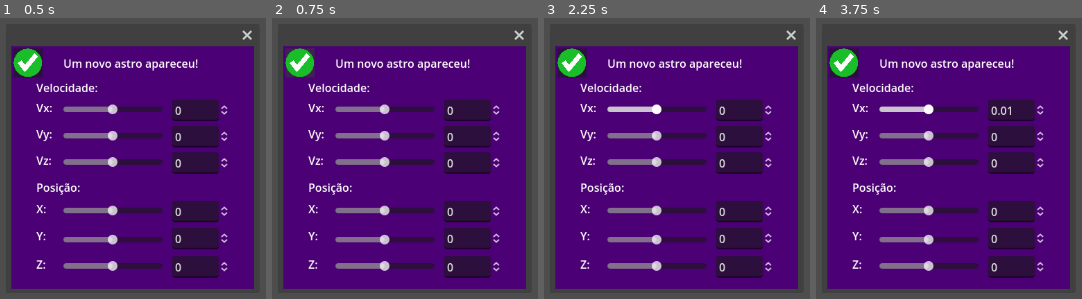
Above: before the commit, frames 1-4 (left to right).
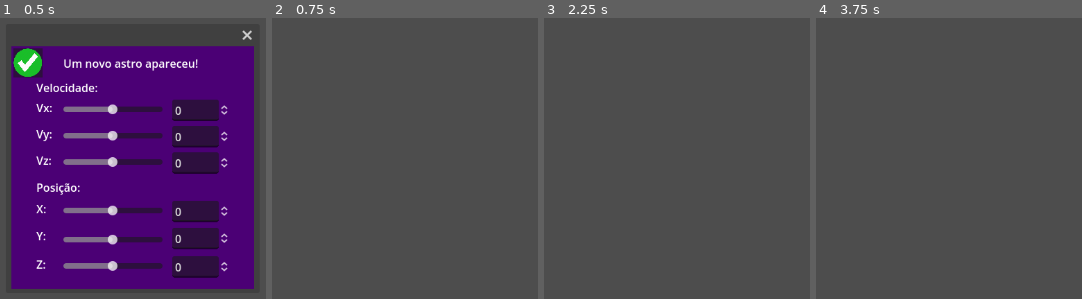
Above: after the commit, the same moments.

Repository: canhotuctor/skylab
Game: Godot game, scene res://Janelinhas/Janelhina_teste.tscn
The game is run twice, just before and just after one commit, with the same random seed, the same clock (stepped at 60 frames per second) and the same inputs. This scene is started directly instead of the project's main scene.
Inputs (mouse positions are in pixels of both pictures, inside the frame that each line leads up to):
- Up to frame 1 (0.5 s): no input
- Up to frame 2 (0.75 s): click (298, 62) at 0.5 s
- Up to frame 3 (2.25 s): click (570, 62) at 1.27 s; tap Enter at 2 s; move the mouse to (outside the picture) at 2.02 s; hold Right (ui_right) from 2.03 s (still down); tap Mouse wheel down (scroll_down) at 2.1 s; click (outside the picture) at 2.17 s
- Up to frame 4 (3.75 s): release Right (ui_right) at 2.75 s; tap Space at 2.75 s; drag from (996, 223) to (outside the picture) at 2.77 s; tap Enter at 3.5 s; move the mouse to (outside the picture) at 3.52 s; hold Right (ui_right) from 3.53 s (still down); tap Mouse wheel down (scroll_down) at 3.6 s; click (outside the picture) at 3.67 s

Frame 1 is identical in both runs. In frame 2, 79% of the frame differs, in the area x 4-96%, y 4-97%; in frame 3, 79%; in frame 4, 79%.

Commit message:
Fixed bugs, changed constants

Diff:
--- a/Corpos/planeta1.tscn
+++ b/Corpos/planeta1.tscn
@@ -15,7 +15,7 @@
 radius = 1.0
 
 [node name="Planeta1" type="RigidBody3D"]
-mass = 0.01
+mass = 0.5
 linear_velocity = Vector3(0, 25, 0)
 script = ExtResource("1_6naoc")
 
--- /dev/null
+++ b/Corpos/planeta2.tscn
@@ -0,0 +1,21 @@
+[gd_scene load_steps=5 format=3 uid="uid://ghvabmhyuw15"]
+
+[ext_resource type="Script" path="res://Gravity Object/GravityObject.gd" id="1_i7gxl"]
+[ext_resource type="Material" uid="uid://be7um6c7rbo36" path="res://media/ballShader.tres" id="2_ooj5q"]
+
+[sub_resource type="SphereMesh" id="SphereMesh_1vphk"]
+material = ExtResource("2_ooj5q")
+
+[sub_resource type="SphereShape3D" id="SphereShape3D_c0nvr"]
+
+[node name="GravityObject3" type="RigidBody3D"]
+transform = Transform3D(1, 0, 0, 0, 1, 0, 0, 0, 1, -0.136, 0, 15)
+mass = 0.01
+linear_velocity = Vector3(6, -2, 0)
+script = ExtResource("1_i7gxl")
+
+[node name="MeshInstance3D" type="MeshInstance3D" parent="."]
+mesh = SubResource("SphereMesh_1vphk")
+
+[node name="CollisionShape3D" type="CollisionShape3D" parent="."]
+shape = SubResource("SphereShape3D_c0nvr")
--- a/Corpos/sol.tscn
+++ b/Corpos/sol.tscn
@@ -12,7 +12,7 @@
 radius = 2.0
 
 [node name="Sol" type="RigidBody3D"]
-mass = 10.0
+mass = 100.0
 script = ExtResource("1_025fj")
 
 [node name="MeshInstance3D" type="MeshInstance3D" parent="."]
--- a/Janelinhas/Window.gd
+++ b/Janelinhas/Window.gd
@@ -1,12 +1,12 @@
 extends Window
 class_name InstantiateWindow
-signal okPressed
+signal okPressed(pos:Vector3, vel:Vector3)
 
 
 func _on_close_requested():
 	queue_free()
 
 
-func _on_control_2_ok_pressed():
+func _on_control_2_ok_pressed(pos, vel):
 	queue_free()
-	emit_signal("okPressed")
+	okPressed.emit(pos, vel)
--- a/Janelinhas/janelinha.gd
+++ b/Janelinhas/janelinha.gd
@@ -1,6 +1,6 @@
 extends Control
-signal okPressed(position:Vector3, velocity:Vector3)
-signal posicUpdate(position:Vector3)
+signal okPressed(pos:Vector3, vel:Vector3)
+signal posicUpdate(pos:Vector3)
 var posic : Vector3 = Vector3(0,0,0)
 var veloc : Vector3 = Vector3(0,0,0)
 
--- a/UI_source/DragNDropTest.gd
+++ b/UI_source/DragNDropTest.gd
@@ -5,6 +5,7 @@
 var dragMinDist = 100
 @onready var camera : Camera3D = %Camera3D
 @onready var pauseButton = $"../../../AnalyticPause"
+@export_file('*.tscn') var planet_to_load : String
 
 func _input(event):
 	if event is InputEventMouseButton:
@@ -13,10 +14,9 @@
 			if(position.distance_to(initialPosition) > dragMinDist):
 				if(pauseButton.paused == false):
 					# Dynamic instantiate
-					var planeta : GravityObject = load("res://Corpos/planeta1.tscn").instantiate()
+					var planeta : GravityObject = load(planet_to_load).instantiate()
 					planeta.position = camera.project_position(get_viewport().get_mouse_position(), 10)
 					planeta.linear_velocity = (camera.project_position(Input.get_last_mouse_velocity(), 10) - camera.project_position(Vector2.ZERO, 10))
-					#planeta.linear_velocity = 0.01*Vector3(Input.get_last_mouse_velocity().x, -1*Input.get_last_mouse_velocity().y,0)
 					get_tree().current_scene.add_child(planeta)
 					planeta.owner = get_tree().current_scene #necessario para salvar posteriormente pela função PackedScene.pack()
 				else:
@@ -34,13 +34,13 @@
 		position += event.relative
 
 
-func _on_ok_pressed():
+func _on_ok_pressed(pos, vel):
 	var planeta : GravityObject = load("res://Corpos/planeta1.tscn").instantiate()
-	planeta.position = camera.project_position(get_viewport().get_mouse_position(), 10)
-	planeta.linear_velocity = (camera.project_position(Input.get_last_mouse_velocity(), 10) - camera.project_position(Vector2.ZERO, 10))
-	#planeta.linear_velocity = 0.01*Vector3(Input.get_last_mouse_velocity().x, -1*Input.get_last_mouse_velocity().y,0)
+	planeta.position = pos
+	planeta.linear_velocity = vel
 	get_tree().current_scene.add_child(planeta)
 	planeta.owner = get_tree().current_scene #necessario para salvar posteriormente pela função PackedScene.pack()
+
 
 func _on_mouse_exited():
 	mouseInside = false
--- /dev/null
+++ b/UI_source/dragrable.tscn
@@ -0,0 +1,15 @@
+[gd_scene load_steps=3 format=3 uid="uid://ipi8k1mo6j1v"]
+
+[ext_resource type="Texture2D" uid="uid://dodcvc066alkq" path="res://UI_source/jupiter.png" id="1_ybywn"]
+[ext_resource type="Script" path="res://UI_source/DragNDropTest.gd" id="2_60l0b"]
+
+[node name="DragNDropTest" type="TextureRect"]
+offset_right = 50.0
+offset_bottom = 50.0
+texture = ExtResource("1_ybywn")
+expand_mode = 1
+script = ExtResource("2_60l0b")
+planet_to_load = "res://Corpos/planeta1.tscn"
+
+[connection signal="mouse_entered" from="." to="." method="_on_mouse_entered"]
+[connection signal="mouse_exited" from="." to="." method="_on_mouse_exited"]
--- a/gravity_test.tscn
+++ b/gravity_test.tscn
@@ -1,21 +1,15 @@
-[gd_scene load_steps=17 format=3 uid="uid://b88n08x7uxvvq"]
+[gd_scene load_steps=14 format=3 uid="uid://b88n08x7uxvvq"]
 
 [ext_resource type="Script" path="res://Gravity Object/CameraPivot.gd" id="1_1bnp1"]
-[ext_resource type="Script" path="res://Gravity Object/GravityObject.gd" id="2_0vp48"]
-[ext_resource type="PackedScene" path="res://Corpos/sol.tscn" id="2_4wllg"]
+[ext_resource type="PackedScene" uid="uid://dksa8p1sbkj5j" path="res://Corpos/sol.tscn" id="2_4wllg"]
+[ext_resource type="PackedScene" uid="uid://ghvabmhyuw15" path="res://Corpos/planeta2.tscn" id="4_rjq68"]
 [ext_resource type="PackedScene" uid="uid://c8yyn6e5cc28d" path="res://Corpos/planeta1.tscn" id="4_sg6rf"]
-[ext_resource type="Material" uid="uid://be7um6c7rbo36" path="res://media/ballShader.tres" id="5_3bp6y"]
 [ext_resource type="Texture2D" uid="uid://cafjpri876dco" path="res://media/SpaceSkyMap.png" id="6_o0ge0"]
 [ext_resource type="Texture2D" uid="uid://u816heplxqi4" path="res://UI_source/minecraft_toolbar.png" id="7_b371w"]
-[ext_resource type="Texture2D" uid="uid://dodcvc066alkq" path="res://UI_source/jupiter.png" id="8_7j1cw"]
-[ext_resource type="Script" path="res://UI_source/DragNDropTest.gd" id="9_3gnc7"]
+[ext_resource type="PackedScene" uid="uid://ipi8k1mo6j1v" path="res://UI_source/dragrable.tscn" id="7_tteq0"]
+[ext_resource type="Texture2D" uid="uid://c4d8w0jm2s63m" path="res://icon.svg" id="8_dx00i"]
 [ext_resource type="Script" path="res://Gravity Object/AnalyticPause.gd" id="10_w81p2"]
 [ext_resource type="PackedScene" uid="uid://cpomwl56g8js4" path="res://SaveAndLoad/SaveAndLoad.tscn" id="11_1rkaj"]
-
-[sub_resource type="SphereMesh" id="SphereMesh_1vphk"]
-material = ExtResource("5_3bp6y")
-
-[sub_resource type="SphereShape3D" id="SphereShape3D_c0nvr"]
 
 [sub_resource type="PanoramaSkyMaterial" id="PanoramaSkyMaterial_vcrrc"]
 panorama = ExtResource("6_o0ge0")
@@ -26,11 +20,11 @@
 
 [sub_resource type="Environment" id="Environment_4foyh"]
 background_mode = 2
-background_energy_multiplier = 0.3
+background_energy_multiplier = 0.5
 sky = SubResource("Sky_wiiuw")
 ambient_light_source = 2
-ambient_light_color = Color(1, 1, 1, 1)
-ambient_light_energy = 0.04
+ambient_light_color = Color(0.509804, 0.509804, 0.509804, 1)
+ambient_light_energy = 0.5
 
 [node name="Node3D" type="Node3D"]
 
@@ -43,25 +37,13 @@
 unique_name_in_owner = true
 transform = Transform3D(1, -2.32831e-10, 0, 0, 1, 1.49012e-08, -1.86265e-09, -1.49012e-08, 1, 0, 0, 30)
 
-[node name="GravityObject" parent="." instance=ExtResource("2_4wllg")]
-mass = 100.0
+[node name="Sol" parent="." instance=ExtResource("2_4wllg")]
 
 [node name="GravityObject2" parent="." instance=ExtResource("4_sg6rf")]
 transform = Transform3D(1, 0, 0, 0, 1, 0, 0, 0, 1, 34.6721, 0, 0)
-mass = 0.1
 linear_velocity = Vector3(0, 2.5, 0)
 
-[node name="GravityObject3" type="RigidBody3D" parent="."]
-transform = Transform3D(1, 0, 0, 0, 1, 0, 0, 0, 1, -0.136, 0, 15)
-mass = 0.01
-linear_velocity = Vector3(6, -2, 0)
-script = ExtResource("2_0vp48")
-
-[node name="MeshInstance3D" type="MeshInstance3D" parent="GravityObject3"]
-mesh = SubResource("SphereMesh_1vphk")
-
-[node name="CollisionShape3D" type="CollisionShape3D" parent="GravityObject3"]
-shape = SubResource("SphereShape3D_c0nvr")
+[node name="GravityObject3" parent="." instance=ExtResource("4_rjq68")]
 
 [node name="WorldEnvironment" type="WorldEnvironment" parent="."]
 environment = SubResource("Environment_4foyh")
@@ -92,16 +74,21 @@
 grow_vertical = 0
 texture = ExtResource("7_b371w")
 
-[node name="DragNDropTest" type="TextureRect" parent="CanvasLayer/Interface/MineToolbar"]
-layout_mode = 1
-anchors_preset = -1
-offset_left = 105.0
+[node name="DragNDropTest" parent="CanvasLayer/Interface/MineToolbar" instance=ExtResource("7_tteq0")]
+layout_mode = 0
+offset_left = 104.0
 offset_top = 12.0
-offset_right = 155.0
+offset_right = 154.0
 offset_bottom = 62.0
-texture = ExtResource("8_7j1cw")
-expand_mode = 1
-script = ExtResource("9_3gnc7")
+
+[node name="DragNDropTest2" parent="CanvasLayer/Interface/MineToolbar" instance=ExtResource("7_tteq0")]
+layout_mode = 0
+offset_left = 169.0
+offset_top = 12.0
+offset_right = 219.0
+offset_bottom = 62.0
+texture = ExtResource("8_dx00i")
+planet_to_load = "res://Corpos/sol.tscn"
 
 [node name="AnalyticPause" type="Control" parent="CanvasLayer"]
 process_mode = 3
@@ -128,6 +115,4 @@
 
 [node name="SaveAndLoad" parent="CanvasLayer" instance=ExtResource("11_1rkaj")]
 
-[connection signal="mouse_entered" from="CanvasLayer/Interface/MineToolbar/DragNDropTest" to="CanvasLayer/Interface/MineToolbar/DragNDropTest" method="_on_mouse_entered"]
-[connection signal="mouse_exited" from="CanvasLayer/Interface/MineToolbar/DragNDropTest" to="CanvasLayer/Interface/MineToolbar/DragNDropTest" method="_on_mouse_exited"]
 [connection signal="pressed" from="CanvasLayer/AnalyticPause/Pause Button" to="CanvasLayer/AnalyticPause" method="_on_pause_button_pressed"]
